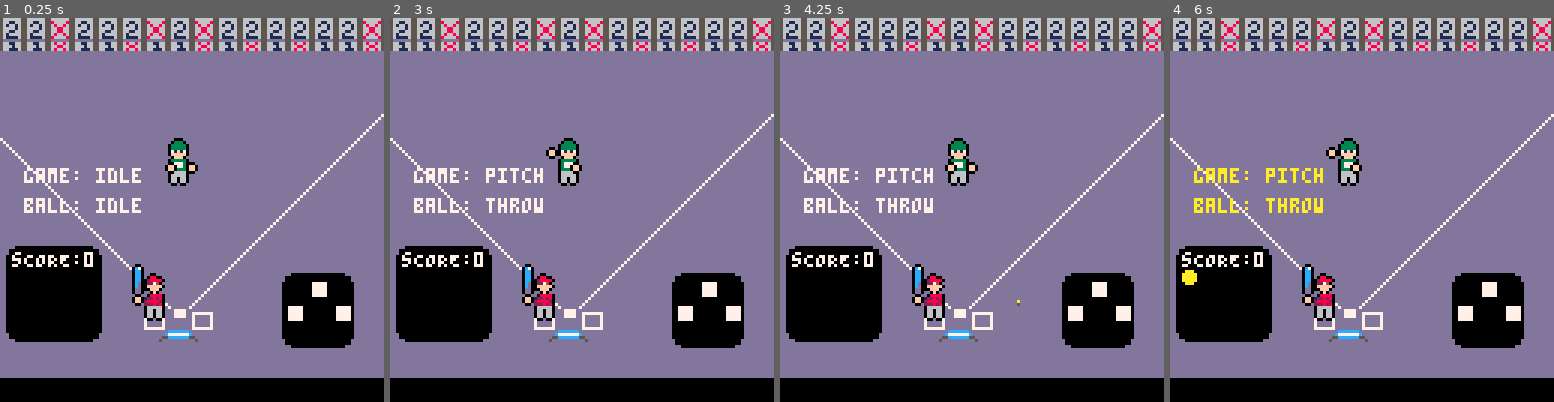
Above: before the commit, frames 1-4 (left to right).
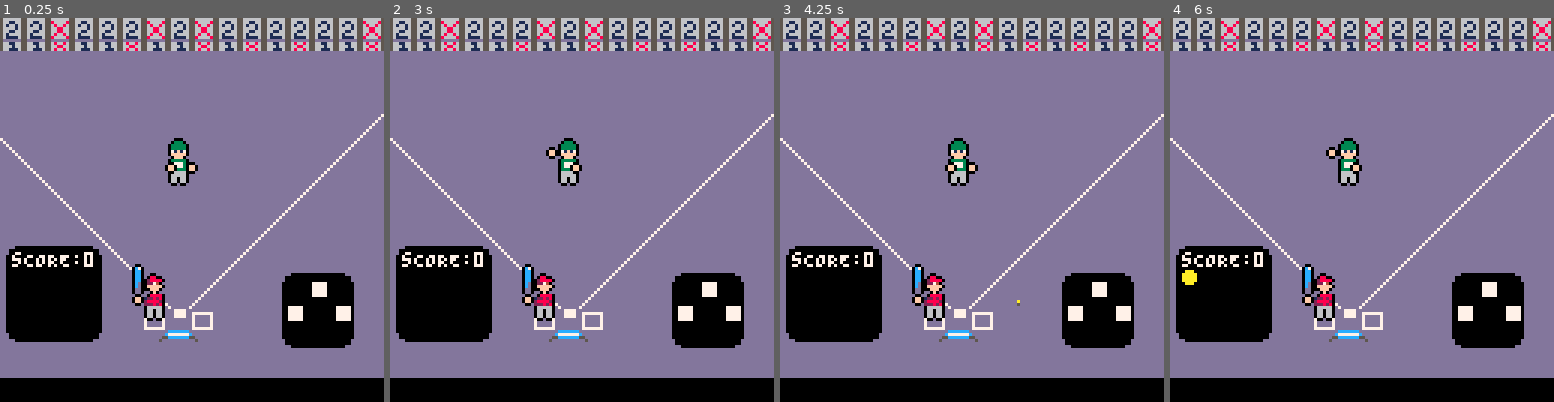
Above: after the commit, the same moments.

Repository: zdenardi/blitzball
Game: PICO-8 cartridge blitzball.p8
Same seed, same stepped clock (60 frames per second), same inputs: the game is played once before the commit and once after it.
Inputs:
- Up to frame 1 (0.25 s): no input
- Up to frame 2 (3 s): tap X (X key) at 0.33, 1.07, 1.85, 2.97 s; tap O (Z key) at 0.7, 1.7, 2.1, 2.5, 2.9 s; hold Right 1.6-2.1 s; hold Up 2.15-2.42 s; hold Right from 2.47 s (still down)
- Up to frame 3 (4.25 s): release Right at 3.03 s; hold Left 3.08-3.58 s; tap O (Z key) at 3.3, 3.7, 4.1 s; hold Down 3.63-3.97 s; hold Right from 4.02 s (still down); tap X (X key) at 4.08 s
- Up to frame 4 (6 s): tap O (Z key) every 0.4 s from 4.5 to 5.7 s; release Right at 4.68 s; hold Up 4.73-5.03 s; hold Left 5.08-5.68 s; tap X (X key) at 5.2 s; hold Down from 5.73 s (still down)

The runs differ from the first frame. In frame 1, 0.9% of the frame differs, in the area x 6-37%, y 39-51%; in frame 2, 1.1%; in frame 3, 1.1%; in frame 4, 1.1%, in the area x 6-40%, y 39-51%.

Commit message:
chore: finished adv runners

Diff:
--- a/game.lua
+++ b/game.lua
@@ -35,7 +35,7 @@
 
     runners = {},
 
-    _runners = 000, --1/2/3
+    _runners = 000, --3/2/1
     on_first = function(self)
         return ((self._runners & 1) != 0)
     end,
@@ -371,7 +371,10 @@
     to_strike = function(self) self:change_state('strike') end,
     to_miss = function(self) self:change_state('miss') end,
     to_foul = function(self) self:change_state('foul') end,
-    to_base = function(self) self:change_state('base') end,
+    to_base = function(self, num)
+        self:advance_runners(num)
+        self:change_state('base')
+    end,
 
 
     did_ball_hit_wall = function(self)
@@ -386,19 +389,14 @@
         if (self.ball.y < 8 and self.ball.state ~= "wall")
                 or (self.ball.hght == 1 and self.ball.y < 12) then
             local tile = self.ball:get_tile_under_ball()
-
             if fget(tile, 0) then
                 self:to_out()
             elseif fget(tile, 1) then
                 self.hit_type = "single"
-                self:to_base()
-                self:advance_runners(1)
-                self:reset_count()
+                self:to_base(1)
             elseif fget(tile, 2) then
                 self.hit_type = "dbl"
-                self:to_base()
-                self:advance_runners(2)
-                self:reset_count()
+                self:to_base(2)
             end
 
             -- bounce the ball
@@ -584,11 +582,23 @@
         self.right_menu:draw()
         -- bases graphic
 
-        rectfill(self.bases[1].x1, self.bases[1].y1, self.bases[1].x2, self.bases[1].y2, 7)
-
-        rectfill(self.bases[2].x1, self.bases[2].y1, self.bases[2].x2, self.bases[2].y2, 7)
-
-        rectfill(self.bases[3].x1, self.bases[3].y1, self.bases[3].x2, self.bases[3].y2, 7)
+        if self:on_first() then
+            rectfill(self.bases[1].x1, self.bases[1].y1, self.bases[1].x2, self.bases[1].y2, 10)
+        else
+            rectfill(self.bases[1].x1, self.bases[1].y1, self.bases[1].x2, self.bases[1].y2, 7)
+        end
+
+        if self:on_second() then
+            rectfill(self.bases[2].x1, self.bases[2].y1, self.bases[2].x2, self.bases[2].y2, 10)
+        else
+            rectfill(self.bases[2].x1, self.bases[2].y1, self.bases[2].x2, self.bases[2].y2, 7)
+        end
+
+        if self:on_third() then
+            rectfill(self.bases[3].x1, self.bases[3].y1, self.bases[3].x2, self.bases[3].y2, 10)
+        else
+            rectfill(self.bases[3].x1, self.bases[3].y1, self.bases[3].x2, self.bases[3].y2, 7)
+        end
 
         print("sCORE:" .. self.score[1], self.score_board.x1 + 2, self.score_board.y1 + 2, 7)
 
--- a/main.lua
+++ b/main.lua
@@ -77,6 +77,4 @@
     end
     -- draw_window(3, 2, 10, 2)
     --debug--
-    print("game: " .. game.state, 8, 50)
-    print("ball: " .. ball.state, 8, 60)
 end
